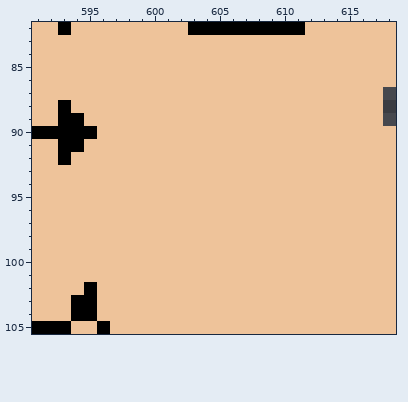
File history of a pixel-art file, EverlastingRejuvenation_Art/UserInterface/CraftingMenu/CraftingMenu.aseprite. Above, as it was before the edit.
640x360 pixels, 1 frame. Colours within 5 levels of each other are drawn and written as one. Shown: x 591..618, y 82..105.
The same view after the edit:
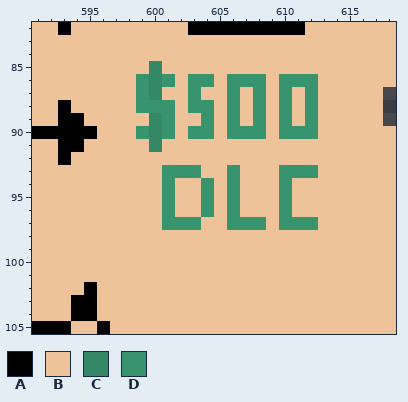
Palette (. is transparent): A #000000  B #eec39a  C #348866  D #37946e
From old to new:
Layer "Scroll":
The author changed colour B to colour C in rows 85 to 87 at x 600; in rows 89 to 91 at x 600.
The author changed colour B to colour D in row 86 at x 599, 601, 603 to 604, 606 to 608 and 610 to 612; in row 87 at x 599, 603, 606, 608, 610 and 612; in row 88 at x 599 to 601, 603 to 604, 606, 608, 610 and 612; in row 89 at x 601, 604, 606, 608, 610 and 612; in row 90 at x 599, 601, 603 to 604, 606 to 608 and 610 to 612; in row 93 at x 601 to 603, 606 and 610 to 612.
The author changed colour B to colour D in rows 94 to 96 at x 601, 604, 606 and 610; in row 97 at x 601 to 603, 606 to 608 and 610 to 612.
Boxes around the changes in both pictures, in picture pixels (x1, y1, x2, y2):
changed: (136, 61, 318, 230)
